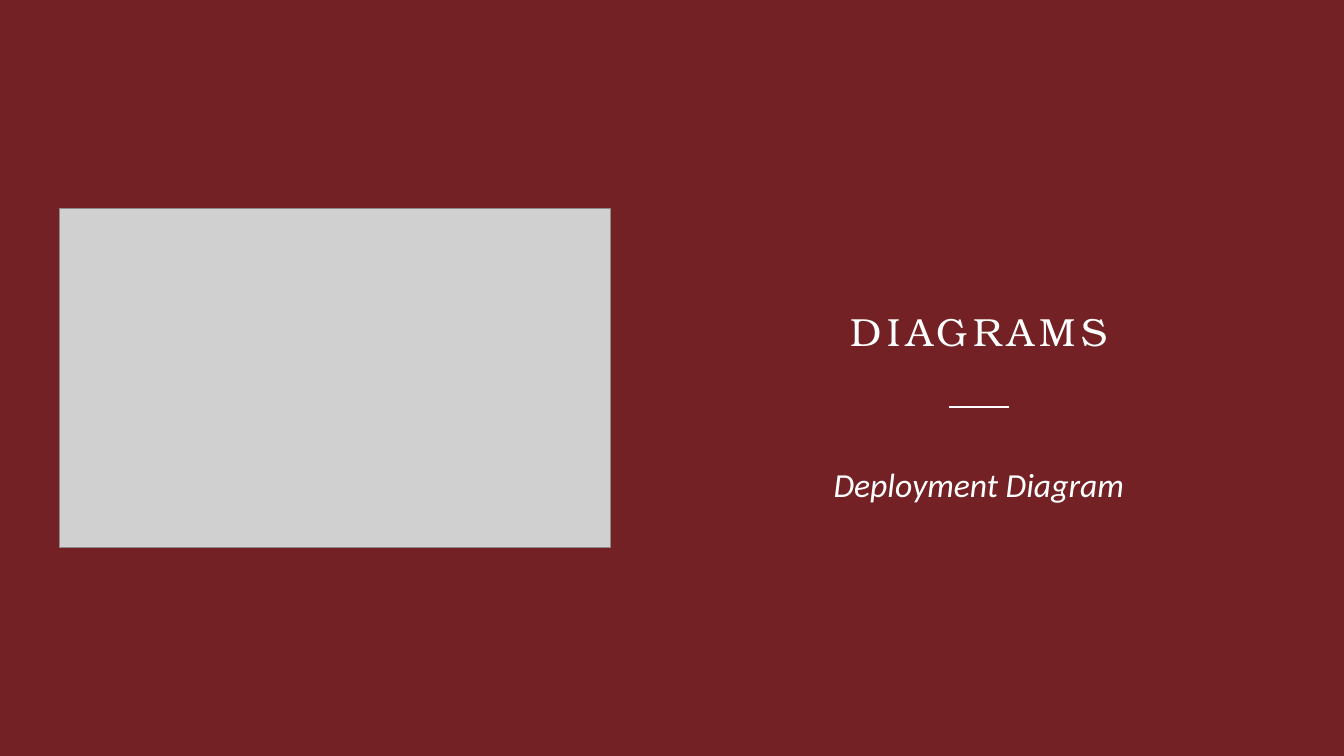
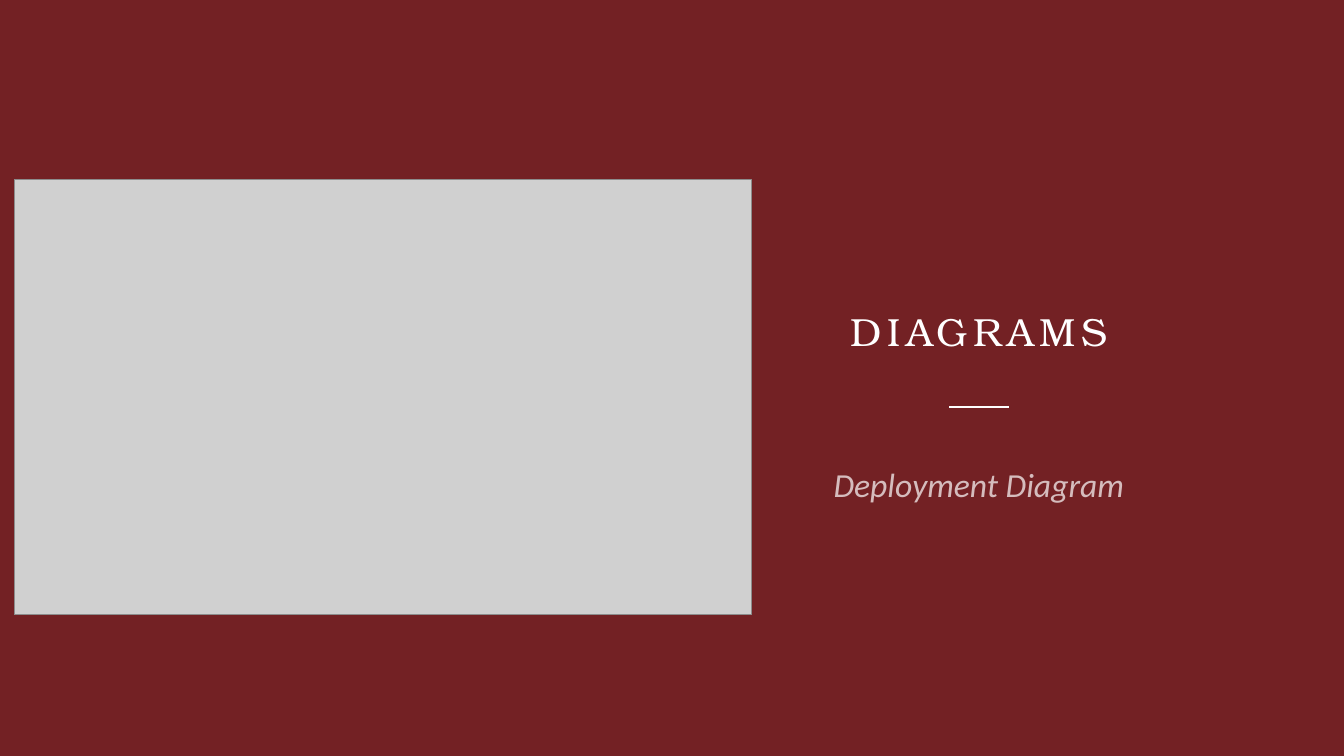
Before and after one commit to APC-SoCIT/APC_2024--2025_T1_Resurrection_Melodie, a slide deck: slide 11 of PowerPoint/CSProjPresentation.pptx. Drawn at 1344x756 pixels with LibreOffice and Linux fonts; fonts in the diff are those of the drawing; grey boxes stand for pictures. Boxes give left, top, right and bottom in pixels: in the first picture for what was removed or moved away, otherwise in the second. Text is boxed around its words. In the diff, an @@ line names an element or a change of style, - is before the commit and + after.

Commit message:
Updated The PPT

```diff
--- a/PowerPoint/CSProjPresentation.pptx
+++ b/PowerPoint/CSProjPresentation.pptx
@@ picture: place and size @@
-picture at [59, 209, 610, 547]
+picture at [14, 179, 752, 615]
@@ text "Deployment Diagram" at [834, 473, 1124, 503]: text colour #FFFFFF to #FFFFFF at 70% opacity @@
```
Also in this commit, not shown: 1 other slide changed.
